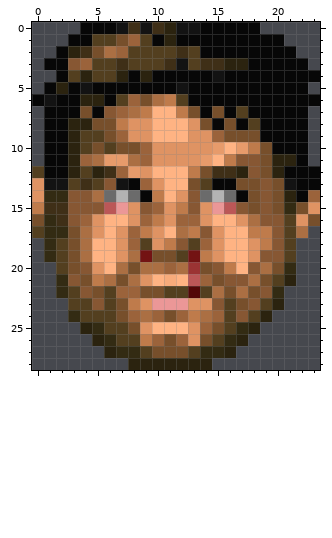
One commit to this pixel-art sprite: graphics/stfst10.png. This is how it looked before the edit.
The file is 24x29 pixels.
Now the later version:
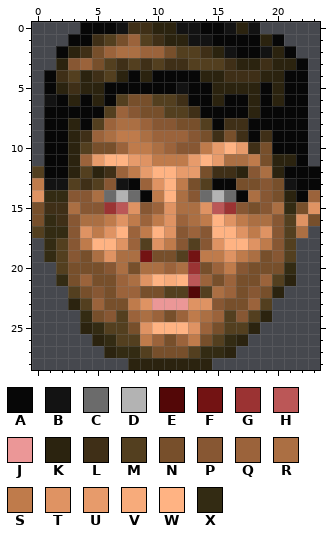
Palette (. is transparent): A #070707  B #131313  C #6b6b6b  D #b3b3b3  E #530707  F #731313  G #9b3333  H #bb5757  J #eb9797  K #2b230f  L #3f2f17  M #533f1f  N #774f2b  P #875733  Q #9b633b  R #ab6f43  S #bf7b4b  T #df9363  U #e79b6b  V #f7ab7b  W #ffb383  X #332b13
The exact change:
{"y":0,"x":9,"old":"BL","new":"LK"}
{"y":0,"x":16,"old":"AAA","new":"BKB"}
{"y":1,"x":5,"old":"M","new":"L"}
{"y":1,"x":10,"old":"A","new":"L"}
{"y":1,"x":12,"old":"AAA","new":"KBB"}
{"y":1,"x":19,"old":"A","new":"K"}
{"y":2,"x":6,"old":"RQMMMML","new":"QRRQQNM"}
{"y":2,"x":14,"old":"AAA","new":"LKB"}
{"y":2,"x":19,"old":"AA","new":"BK"}
{"y":3,"x":1,"old":"AA","new":".K"}
{"y":3,"x":5,"old":"M","new":"N"}
{"y":3,"x":9,"old":"M","new":"L"}
{"y":3,"x":12,"old":"B","new":"L"}
{"y":3,"x":14,"old":"LLK","new":"MML"}
{"y":3,"x":18,"old":"AAAA","new":"KLKK"}
{"y":4,"x":1,"old":".A","new":"AL"}
{"y":4,"x":5,"old":"M","new":"L"}
{"y":4,"x":14,"old":"ABAAAAA","new":"KKLLLKK"}
{"y":4,"x":23,"old":"A","new":"."}
{"y":5,"x":3,"old":"ABA","new":"LKK"}
{"y":5,"x":15,"old":"AAAA","new":"KKKK"}
{"y":5,"x":20,"old":"A","new":"K"}
{"y":6,"x":0,"old":"A","new":"."}
{"y":6,"x":3,"old":"AK","new":"KA"}
{"y":6,"x":8,"old":"Q","new":"N"}
{"y":6,"x":10,"old":"RSM","new":"MML"}
{"y":6,"x":15,"old":"A","new":"K"}
{"y":6,"x":18,"old":"A","new":"K"}
{"y":6,"x":20,"old":"A","new":"K"}
{"y":6,"x":23,"old":"A","new":"."}
{"y":7,"x":4,"old":"N","new":"A"}
{"y":7,"x":6,"old":"P","new":"M"}
{"y":7,"x":8,"old":"RSWWSN","new":"PNNMML"}
{"y":7,"x":15,"old":"N","new":"A"}
{"y":7,"x":17,"old":"MA","new":"AK"}
{"y":8,"x":4,"old":"KNNSTTWWWTN","new":"AMQRRQPPNNM"}
{"y":8,"x":16,"old":"NAM","new":"LLA"}
{"y":9,"x":4,"old":"MMNQTTWWWTTQ","new":"LQRSSRQQQPNL"}
{"y":9,"x":17,"old":"NNA","new":"LAL"}
{"y":10,"x":6,"old":"MNNQTTTTT","new":"NQSSRQPPS"}
{"y":10,"x":18,"old":"S","new":"L"}
{"y":11,"x":5,"old":"RUURQTTTTUWSPP","new":"UWWUTSSSUWURRS"}
{"y":12,"x":8,"old":"UT","new":"SU"}
{"y":12,"x":12,"old":"WS","new":"UU"}
{"y":12,"x":19,"old":"N","new":"R"}
{"y":13,"x":0,"old":"T","new":"S"}
{"y":13,"x":12,"old":"W","new":"S"}
{"y":14,"x":12,"old":"T","new":"R"}
{"y":14,"x":18,"old":"N","new":"R"}
{"y":15,"x":0,"old":"S","new":"N"}
{"y":15,"x":3,"old":"P","new":"R"}
{"y":15,"x":6,"old":"HJ","new":"GH"}
{"y":15,"x":12,"old":"SP","new":"RR"}
{"y":15,"x":15,"old":"JH","new":"HG"}
{"y":15,"x":20,"old":"N","new":"R"}
{"y":16,"x":4,"old":"QTWWT","new":"RRSTS"}
{"y":16,"x":13,"old":"QT","new":"RS"}
{"y":16,"x":16,"old":"WT","new":"TS"}
{"y":16,"x":19,"old":"P","new":"R"}
{"y":17,"x":3,"old":"NRTWT","new":"PTSTW"}
{"y":17,"x":10,"old":"TWRS","new":"WTPQ"}
{"y":17,"x":15,"old":"T","new":"W"}
{"y":17,"x":17,"old":"W","new":"T"}
{"y":17,"x":19,"old":"S","new":"T"}
{"y":18,"x":3,"old":"NR","new":"PS"}
{"y":18,"x":14,"old":"Q","new":"P"}
{"y":19,"x":3,"old":"NRWWT","new":"PNRTR"}
{"y":19,"x":15,"old":"TWWTP","new":"STSRN"}
{"y":20,"x":4,"old":"PTW","new":"NNP"}
{"y":20,"x":15,"old":"P","new":"Q"}
{"y":20,"x":17,"old":"WPR","new":"PNN"}
{"y":21,"x":3,"old":"PNSRN","new":"NQNNQ"}
{"y":21,"x":16,"old":"PPRN","new":"QNNQ"}
{"y":22,"x":2,"old":"X","new":"."}
{"y":22,"x":4,"old":"PNM","new":"NPN"}
{"y":22,"x":16,"old":"NRNPX","new":"QNPNK"}
{"y":23,"x":3,"old":"M","new":"K"}
{"y":23,"x":5,"old":"PM","new":"QN"}
{"y":23,"x":16,"old":"M","new":"N"}
{"y":23,"x":18,"old":"P","new":"Q"}
{"y":23,"x":20,"old":"K","new":"."}
{"y":24,"x":3,"old":"XMMMN","new":".XNPM"}
{"y":25,"x":17,"old":"X","new":"M"}
{"y":26,"x":13,"old":"T","new":"S"}
{"label":"changed","picture_box":[32,22,320,346]}
